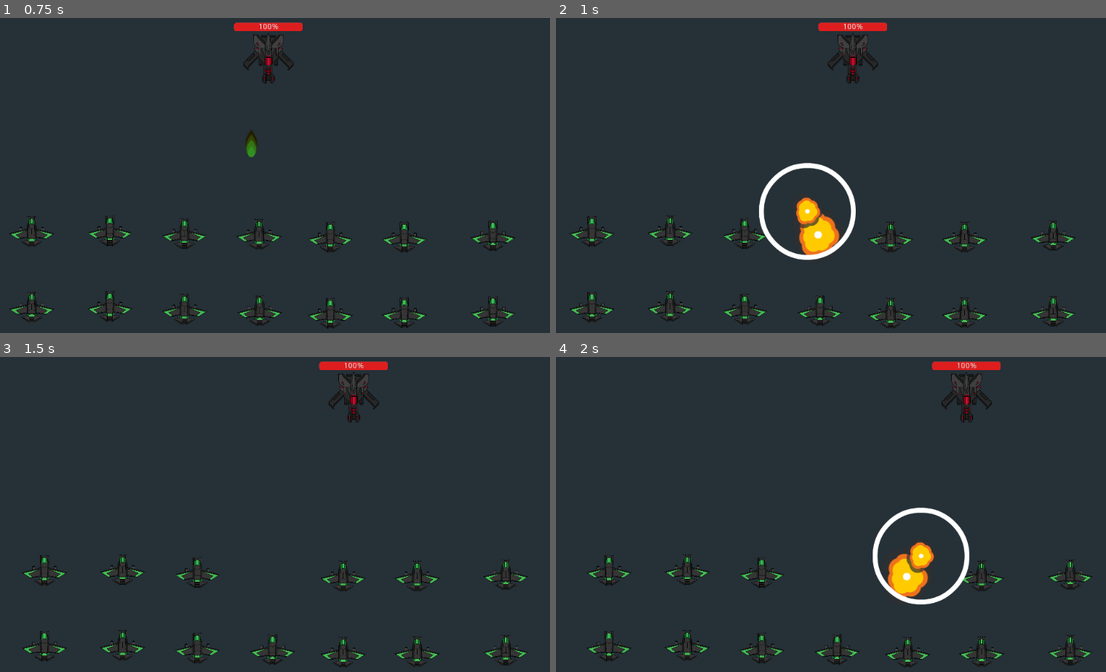
Above: before the commit, frames 1-4 (two rows, left to right).
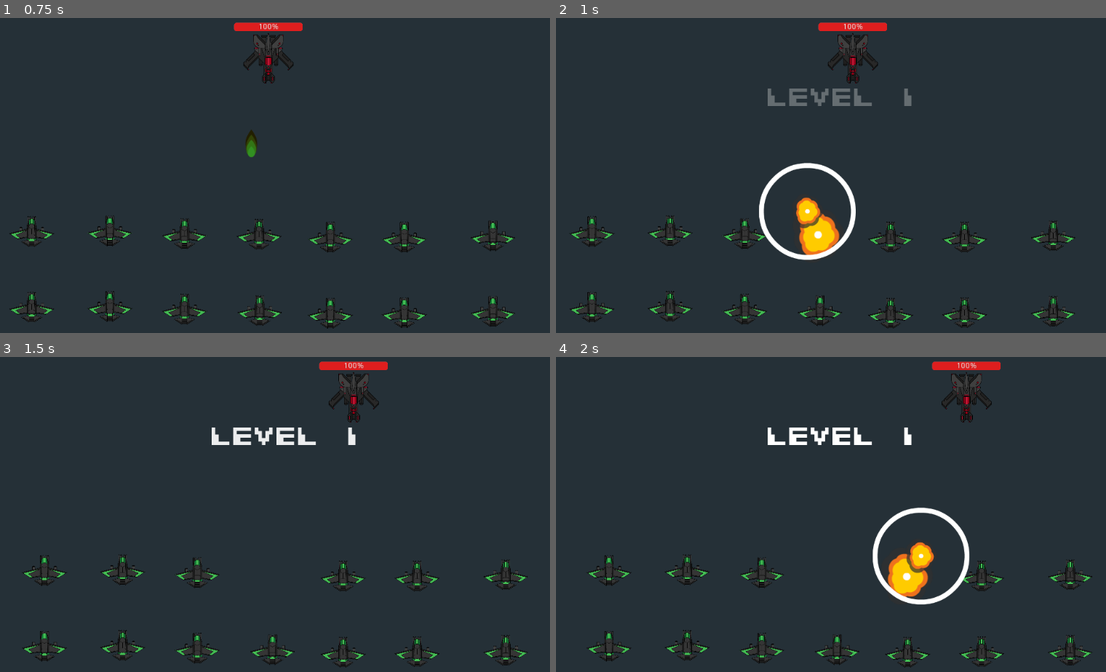
Above: after the commit, the same moments.

Repository: JuroUhlar/invasion_spacers
Game: Godot game, scene res://scenes/TitleScreen.tscn
The game is run twice, just before and just after one commit, with the same random seed, the same clock (stepped at 60 frames per second) and the same inputs.
Inputs:
- Up to frame 1 (0.75 s): click "Start" at 0.5 s
- Up to frame 2 (1 s): no input
- Up to frame 3 (1.5 s): no input
- Up to frame 4 (2 s): no input

Frame 1 is identical in both runs. In frame 2, 0.6% of the frame differs, in the area x 38-65%, y 22-28%; in frame 3, 0.6%; in frame 4, 0.6%.

Commit message:
Level system basics

Diff:
--- a/project.godot
+++ b/project.godot
@@ -18,6 +18,10 @@
 config/name="InvadersOfSpace"
 run/main_scene="res://scenes/TitleScreen.tscn"
 config/icon="res://icon.png"
+
+[autoload]
+
+Global="*res://scripts/Global.gd"
 
 [display]
 
--- a/scenes/TitleScreen.tscn
+++ b/scenes/TitleScreen.tscn
@@ -2,7 +2,7 @@
 
 [ext_resource path="res://assets/Fonts/TitleFont.tres" type="DynamicFont" id=1]
 [ext_resource path="res://assets/Fonts/NormalFont.tres" type="DynamicFont" id=2]
-[ext_resource path="res://scenes/Buttons.tscn" type="PackedScene" id=3]
+[ext_resource path="res://scenes/labels/Buttons.tscn" type="PackedScene" id=3]
 
 [node name="TitleScreen" type="Control"]
 anchor_right = 1.0
--- a/scenes/World.tscn
+++ b/scenes/World.tscn
@@ -1,13 +1,17 @@
-[gd_scene load_steps=9 format=2]
+[gd_scene load_steps=13 format=2]
 
 [ext_resource path="res://scripts/InvaderContainer.gd" type="Script" id=1]
 [ext_resource path="res://scenes/Invader.tscn" type="PackedScene" id=2]
 [ext_resource path="res://scenes/Enemy.tscn" type="PackedScene" id=3]
-[ext_resource path="res://scenes/Interface.gd" type="Script" id=4]
-[ext_resource path="res://assets/Fonts/TitleFont.tres" type="DynamicFont" id=5]
-[ext_resource path="res://scenes/Buttons.tscn" type="PackedScene" id=6]
-[ext_resource path="res://assets/Sounds/NFF-success.wav" type="AudioStream" id=7]
-[ext_resource path="res://assets/Sounds/NFF-wrong.wav" type="AudioStream" id=8]
+[ext_resource path="res://scripts/Interface.gd" type="Script" id=4]
+[ext_resource path="res://scenes/labels/Label.tscn" type="PackedScene" id=5]
+[ext_resource path="res://scenes/labels/LevelLabel.tscn" type="PackedScene" id=6]
+[ext_resource path="res://assets/Fonts/TitleFont.tres" type="DynamicFont" id=7]
+[ext_resource path="res://scenes/labels/RestartButton.tscn" type="PackedScene" id=8]
+[ext_resource path="res://scenes/labels/NextLevelButton.tscn" type="PackedScene" id=9]
+[ext_resource path="res://scenes/labels/MainMenuButton.tscn" type="PackedScene" id=10]
+[ext_resource path="res://assets/Sounds/NFF-success.wav" type="AudioStream" id=11]
+[ext_resource path="res://assets/Sounds/NFF-wrong.wav" type="AudioStream" id=12]
 
 [node name="World" type="Node2D"]
 
@@ -91,24 +95,42 @@
 pause_mode = 2
 script = ExtResource( 4 )
 
-[node name="Victory label" type="Label" parent="Interface"]
-visible = false
-margin_left = 346.715
-margin_top = 129.173
-margin_right = 643.715
-margin_bottom = 174.173
-custom_fonts/font = ExtResource( 5 )
-text = "Victory!"
+[node name="Victory label" parent="Interface" instance=ExtResource( 5 )]
+
+[node name="Level Label" parent="Interface" instance=ExtResource( 6 )]
+margin_left = 394.183
+margin_top = 123.899
+margin_right = 691.183
+margin_bottom = 168.899
+align = 1
 
 [node name="Paused label" type="Label" parent="Interface"]
 visible = false
-margin_left = 355.307
-margin_top = 56.1423
-margin_right = 652.307
-margin_bottom = 149.142
-custom_fonts/font = ExtResource( 5 )
+margin_left = 371.13
+margin_top = 93.0621
+margin_right = 668.13
+margin_bottom = 186.062
+custom_fonts/font = ExtResource( 7 )
 text = "Paused
 "
+align = 1
+
+[node name="RestartButton" parent="Interface" instance=ExtResource( 8 )]
+visible = false
+margin_left = 341.069
+margin_top = 214.487
+margin_right = 641.069
+margin_bottom = 274.487
+
+[node name="NextLevelButton" parent="Interface" instance=ExtResource( 9 )]
+visible = false
+margin_left = 344.585
+margin_top = 212.729
+margin_right = 644.585
+margin_bottom = 272.729
+
+[node name="MainMenuButton" parent="Interface" instance=ExtResource( 10 )]
+visible = false
 
 [node name="Defeat label" type="Label" parent="Interface"]
 visible = false
@@ -116,22 +138,15 @@
 margin_top = 129.173
 margin_right = 674.396
 margin_bottom = 174.173
-custom_fonts/font = ExtResource( 5 )
+custom_fonts/font = ExtResource( 7 )
 text = "Defeat :("
 
-[node name="Buttons" parent="Interface" instance=ExtResource( 6 )]
-visible = false
-margin_left = 332.935
-margin_top = 207.636
-margin_right = 632.935
-margin_bottom = 342.636
-
 [node name="VictorySound" type="AudioStreamPlayer2D" parent="Interface"]
-stream = ExtResource( 7 )
+stream = ExtResource( 11 )
 pitch_scale = 0.5
 
 [node name="DefeatSound" type="AudioStreamPlayer2D" parent="Interface"]
-stream = ExtResource( 8 )
+stream = ExtResource( 12 )
 pitch_scale = 0.5
 [connection signal="all_invaders_dead" from="InvaderContainer" to="Interface" method="_on_InvaderContainer_all_invaders_dead"]
 [connection signal="enemy_dead" from="Enemy" to="Interface" method="_on_Enemy_enemy_dead"]
--- /dev/null
+++ b/scenes/labels/Button.tscn
@@ -0,0 +1,10 @@
+[gd_scene load_steps=2 format=2]
+
+[ext_resource path="res://assets/Fonts/NormalFont.tres" type="DynamicFont" id=1]
+
+[node name="StartButton" type="Button"]
+margin_right = 300.0
+margin_bottom = 60.0
+rect_min_size = Vector2( 300, 60 )
+custom_fonts/font = ExtResource( 1 )
+text = "Start"
--- /dev/null
+++ b/scenes/labels/Label.tscn
@@ -0,0 +1,12 @@
+[gd_scene load_steps=2 format=2]
+
+[ext_resource path="res://assets/Fonts/TitleFont.tres" type="DynamicFont" id=1]
+
+[node name="Victory label" type="Label"]
+visible = false
+margin_left = 346.715
+margin_top = 129.173
+margin_right = 643.715
+margin_bottom = 174.173
+custom_fonts/font = ExtResource( 1 )
+text = "Victory!"
--- /dev/null
+++ b/scenes/labels/LevelLabel.tscn
@@ -0,0 +1,30 @@
+[gd_scene load_steps=4 format=2]
+
+[ext_resource path="res://scenes/labels/Label.tscn" type="PackedScene" id=1]
+[ext_resource path="res://scripts/LevelLabel.gd" type="Script" id=2]
+
+[sub_resource type="Animation" id=1]
+resource_name = "LevelLabelFadeInAndOut"
+length = 3.0
+tracks/0/type = "value"
+tracks/0/path = NodePath(".:modulate")
+tracks/0/interp = 1
+tracks/0/loop_wrap = true
+tracks/0/imported = false
+tracks/0/enabled = true
+tracks/0/keys = {
+"times": PoolRealArray( 0.2, 1, 2, 2.9 ),
+"transitions": PoolRealArray( 1, 1, 1, 1 ),
+"update": 0,
+"values": [ Color( 1, 1, 1, 0 ), Color( 1, 1, 1, 1 ), Color( 1, 1, 1, 1 ), Color( 1, 1, 1, 0 ) ]
+}
+
+[node name="Level Label" instance=ExtResource( 1 )]
+visible = true
+modulate = Color( 1, 1, 1, 0 )
+text = "Level"
+script = ExtResource( 2 )
+
+[node name="AnimationPlayer" type="AnimationPlayer" parent="." index="0"]
+autoplay = "LevelLabelFadeInAndOut"
+anims/LevelLabelFadeInAndOut = SubResource( 1 )
--- /dev/null
+++ b/scenes/labels/MainMenuButton.tscn
@@ -0,0 +1,15 @@
+[gd_scene load_steps=4 format=2]
+
+[ext_resource path="res://scenes/labels/Button.tscn" type="PackedScene" id=1]
+[ext_resource path="res://scripts/MainMenuButton.gd" type="Script" id=2]
+[ext_resource path="res://scenes/TitleScreen.tscn" type="PackedScene" id=3]
+
+[node name="MainMenuButton" instance=ExtResource( 1 )]
+margin_left = 341.069
+margin_top = 288.326
+margin_right = 641.069
+margin_bottom = 348.326
+text = "Main menu"
+script = ExtResource( 2 )
+titleScreenScene = ExtResource( 3 )
+[connection signal="pressed" from="." to="." method="_on_MainMenuButton_pressed"]
--- /dev/null
+++ b/scenes/labels/NextLevelButton.tscn
@@ -0,0 +1,13 @@
+[gd_scene load_steps=3 format=2]
+
+[ext_resource path="res://scenes/labels/Button.tscn" type="PackedScene" id=1]
+[ext_resource path="res://scripts/NextLevelButton.gd" type="Script" id=2]
+
+[node name="NextLevelButton" instance=ExtResource( 1 )]
+margin_left = 339.311
+margin_top = 254.923
+margin_right = 639.311
+margin_bottom = 314.923
+text = "Next level"
+script = ExtResource( 2 )
+[connection signal="pressed" from="." to="." method="_on_NextLevelButton_pressed"]
--- /dev/null
+++ b/scenes/labels/RestartButton.gd
@@ -0,0 +1,4 @@
+extends Button
+
+func _on_RestartButton_pressed():
+	get_tree().reload_current_scene() # Replace with function body.
--- /dev/null
+++ b/scenes/labels/RestartButton.tscn
@@ -0,0 +1,9 @@
+[gd_scene load_steps=3 format=2]
+
+[ext_resource path="res://scenes/labels/Button.tscn" type="PackedScene" id=1]
+[ext_resource path="res://scenes/labels/RestartButton.gd" type="Script" id=2]
+
+[node name="RestartButton" instance=ExtResource( 1 )]
+text = "Try again"
+script = ExtResource( 2 )
+[connection signal="pressed" from="." to="." method="_on_RestartButton_pressed"]
--- /dev/null
+++ b/scripts/Global.gd
@@ -0,0 +1,6 @@
+extends Node
+
+var level = 1
+
+func _ready():
+	pass
--- a/scenes/Interface.gd
+++ b/scripts/Interface.gd
@@ -3,7 +3,12 @@
 onready var victory_label = get_node("Victory label")
 onready var defeat_label = get_node("Defeat label")
 onready var paused_label = get_node("Paused label")
-onready var buttons = get_node("Buttons")
+
+onready var restart_button = get_node("RestartButton")
+onready var next_level_button = get_node("NextLevelButton")
+onready var main_menu_button = get_node("MainMenuButton")
+
+
 onready var victory_sound = get_node("VictorySound")
 onready var defeat_sound = get_node("DefeatSound")
 
@@ -12,12 +17,14 @@
 
 func _on_Enemy_enemy_dead():
 	victory_label.visible = true
-	buttons.visible = true
+	next_level_button.visible = true
+	main_menu_button.visible = true
 	victory_sound.play()
 
 func _on_InvaderContainer_all_invaders_dead():
 	defeat_label.visible = true
-	buttons.visible = true
+	restart_button.visible = true
+	main_menu_button.visible = true
 	defeat_sound.play()
 
 func _process(delta):
--- /dev/null
+++ b/scripts/LevelLabel.gd
@@ -0,0 +1,5 @@
+extends Label
+
+
+func _ready():
+	self.text = "Level %d" % Global.level
--- /dev/null
+++ b/scripts/MainMenuButton.gd
@@ -0,0 +1,6 @@
+extends Button
+
+export (PackedScene) var titleScreenScene
+
+func _on_MainMenuButton_pressed():
+	get_tree().change_scene_to(titleScreenScene)
--- /dev/null
+++ b/scripts/NextLevelButton.gd
@@ -0,0 +1,8 @@
+extends Button
+
+func _ready():
+	pass # Replace with function body.
+
+func _on_NextLevelButton_pressed():
+	Global.level += 1
+	get_tree().reload_current_scene()
Not shown, added: export_presets.cfg
Renamed: scenes/Buttons.tscn -> scenes/labels/Buttons.tscn
